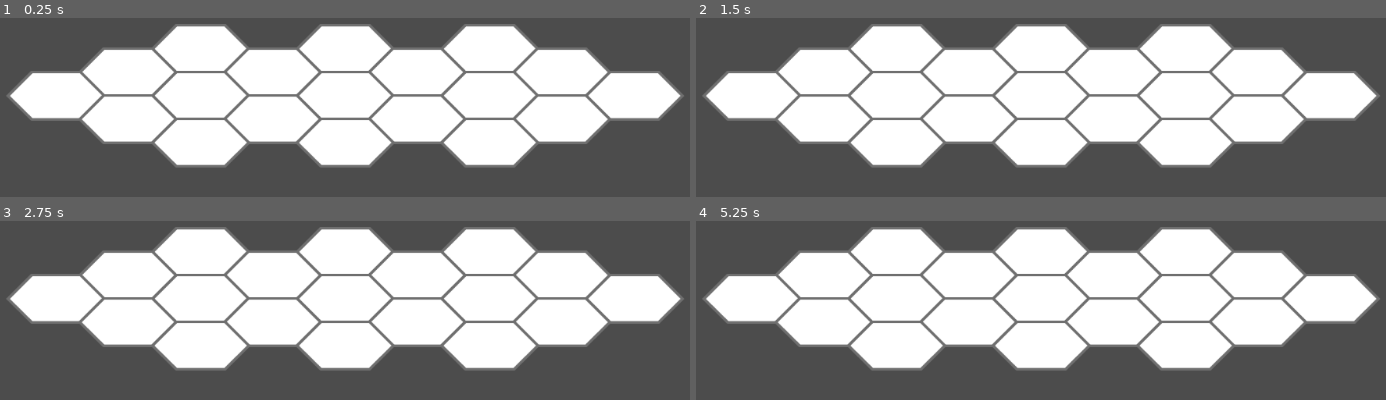
Above: before the commit, frames 1-4 (two rows, left to right).
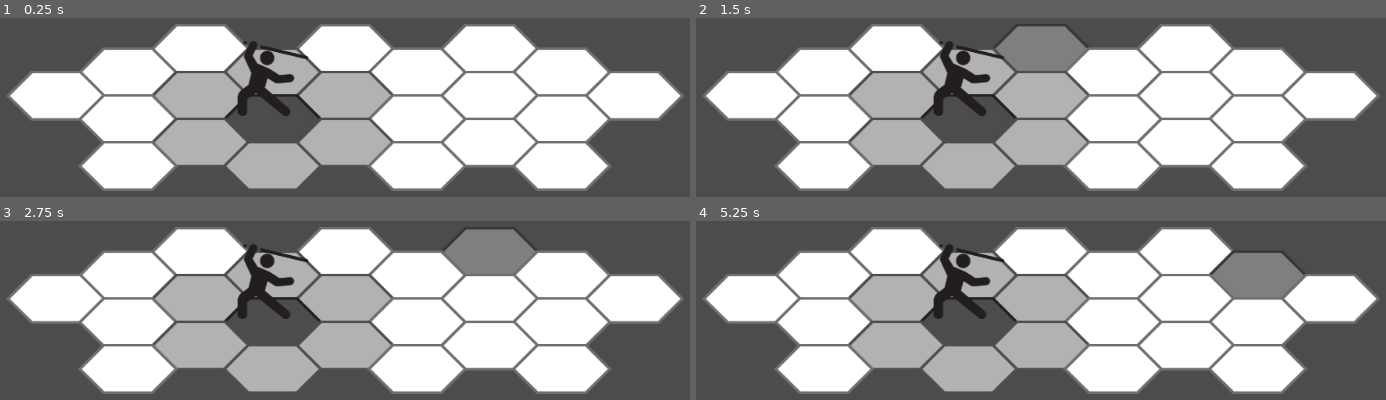
Above: after the commit, the same moments.

Repository: eduregis/hexachronos
Game: Godot game, scene res://View/Scenes/Scene1.tscn
Same seed, same stepped clock (60 frames per second), same inputs: the game is played once before the commit and once after it. Before the commit the project starts from res://View/Scene1.tscn.
Inputs (mouse positions are in pixels of both pictures, inside the frame that each line leads up to):
- Up to frame 1 (0.25 s): no input
- Up to frame 2 (1.5 s): tap Enter (ui_accept) at 0.5, 0.6, 0.77, 1.07, 1.25, 1.35 s; move the mouse to (896, 48) at 0.52 s; click (896, 48) at 0.67 s; move the mouse to (1041, 48) at 1.27 s; click (1041, 48) at 1.42 s
- Up to frame 3 (2.75 s): tap Enter (ui_accept) at 1.52, 1.82, 2, 2.1 s; move the mouse to (489, 251) at 2.02 s; click (489, 251) at 2.17 s
- Up to frame 4 (5.25 s): tap Enter (ui_accept) at 2.75, 2.85, 3.02, 3.32, 3.5, 3.6, 3.77, 4.07, 4.25, 4.35, 4.52, 4.82, 5.1 s; move the mouse to (827, 274) at 2.77 s; click (827, 274) at 2.92 s; move the mouse to (972, 274) at 3.52 s; click (972, 274) at 3.67 s; move the mouse to (1110, 274) at 4.27 s; click (1110, 274) at 4.42 s; move the mouse to (1254, 274) at 5.02 s; click (1254, 274) at 5.17 s

The runs differ from the first frame. In frame 1, 28% of the frame differs, in the area x 11-89%, y 12-97%; in frame 2, 31%; in frame 3, 31%; in frame 4, 31%.

Commit message:
pathfinder to movement

Diff:
--- a/Controller/BasicScene.gd
+++ /dev/null
@@ -1,49 +0,0 @@
-extends Node2D
-
-var DialogueBox = preload("res://View/Components/DialogueBox.tscn")
-var Tile = preload("res://View/Components/HexagonTile.tscn")
-
-var tile_map = []
-
-var tile_map_position = []
-
-func load_tilemap(text_code):
-	var file = File.new()
-	file.open("res://Database/hexachronosTilemaps.json", file.READ)
-	var json = file.get_as_text()
-	var json_result = JSON.parse(json).result
-	file.close()
-
-	for tilemaps in json_result["tilemaps"]:
-		if tilemaps["id"] == text_code:
-			tile_map = tilemaps["tiles"]
-
-	instance_tilemap()
-
-func instance_tilemap():
-	var window = get_viewport_rect().size
-	var x = 0
-	var y = 0
-	for array in tile_map:
-		x = 0
-		var tile_vector_position = []
-		for cell in array:
-			var tile_position = Vector2(window.x/6 + x*185 + (y % 2)*92, window.y/2 + y *30)
-			var tile = Tile.instance()
-			tile.set_position(tile_position)
-			tile.tile_index = Vector2(x, y)
-			tile_vector_position.append(tile)
-			if cell == 1:
-				self.add_child(tile)
-			x += 1
-		tile_map_position.append(tile_vector_position)
-		y += 1
-	print(tile_map_position[0][0])
-
-
-func load_dialogue(text_code):
-	var window = get_viewport_rect().size
-	var dialogueBox = DialogueBox.instance()
-	dialogueBox.set_dialogue_code(text_code)
-	dialogueBox.set_position(Vector2(window.x/2, window.y))
-	self.add_child(dialogueBox)
--- /dev/null
+++ b/Controller/Components/Character.gd
@@ -0,0 +1,7 @@
+extends Node2D
+
+export var character_info = {}
+export var team = ""
+
+func _ready():
+	pass
--- /dev/null
+++ b/Controller/Components/HexagonTile.gd
@@ -0,0 +1,28 @@
+extends Node2D
+
+export var tile_index = Vector2.ZERO
+var occupied = false
+var path = false
+
+func _ready():
+	$TileHitBox/HitBox.tile_index = tile_index
+	$TileHitBox/HitBox.tile_position = position
+
+func char_tile():
+	$Sprite.modulate = Color(0.3, 0.3, 0.3)
+	occupied = true
+
+func path_tile():
+	$Sprite.modulate = Color(0.7, 0.7, 0.7)
+	path = true
+
+func _on_TileHitBox_mouse_entered():
+	if !occupied:
+		$Sprite.modulate = Color(0.5, 0.5, 0.5)
+
+
+func _on_TileHitBox_mouse_exited():
+	if !occupied:
+		$Sprite.modulate = Color(1, 1, 1)
+	if path:
+		$Sprite.modulate = Color(0.7, 0.7, 0.7)
--- a/Controller/HexagonTile.gd
+++ /dev/null
@@ -1,7 +0,0 @@
-extends Node2D
-
-export var tile_index = Vector2.ZERO
-
-func _ready():
-	$TileHitBox/HitBox.tile_index = tile_index
-	$TileHitBox/HitBox.tile_position = position
--- a/Controller/Scene1.gd
+++ /dev/null
@@ -1,5 +0,0 @@
-extends "res://Controller/BasicScene.gd"
-
-func _ready():
-	load_tilemap("0001")
-	#load_dialogue("0001")
--- /dev/null
+++ b/Controller/Scenes/BasicScene.gd
@@ -0,0 +1,135 @@
+extends Node2D
+
+var DialogueBox = preload("res://View/Components/DialogueBox.tscn")
+var Tile = preload("res://View/Components/HexagonTile.tscn")
+var Character = preload("res://View/Components/Character.tscn")
+
+var tile_code = []
+var tile_map = []
+var characters = []
+var turn_order_index = 0
+
+func load_tilemap(text_code):
+
+	var file = File.new()
+	file.open("res://Database/hexachronosTilemaps.json", file.READ)
+	var json = file.get_as_text()
+	var json_result = JSON.parse(json).result
+	file.close()
+
+	for tilemaps in json_result["tilemaps"]:
+		if tilemaps["id"] == text_code:
+			tile_code = tilemaps["tiles"]
+
+	instance_tilemap()
+
+func instance_tilemap():
+	var window = get_viewport_rect().size
+	var x = 0
+	var y = 0
+	for array in tile_code:
+		x = 0
+		var tile_vector_position = []
+		for cell in array:
+			var tile_position = Vector2(window.x/6 + x*185 + (y % 2)*92, window.y/2 + y *30)
+			var tile = Tile.instance()
+			tile.set_position(tile_position)
+			tile.tile_index = Vector2(x, y)
+			tile_vector_position.append(tile)
+			if cell == 1:
+				self.add_child(tile)
+			x += 1
+		tile_map.append(tile_vector_position)
+		y += 1
+
+func set_ally(char_name, char_index_x, char_index_y):
+	set_character(char_name, Vector2(char_index_x, char_index_y), "ally")
+
+func set_foe(char_name, char_index_x, char_index_y):
+	set_character(char_name, Vector2(char_index_x, char_index_y), "foe")
+
+func set_character(char_name, char_index, team):
+	var file = File.new()
+	file.open("res://Database/hexachronosCharacters.json", file.READ)
+	var json = file.get_as_text()
+	var json_result = JSON.parse(json).result
+	file.close()
+
+	for character_info in json_result["characters"]:
+		if character_info["name"] == char_name:
+			var character = Character.instance()
+			character.character_info = character_info
+			character.team = team
+			character.set_position(tile_map[char_index.y][char_index.x].position)
+			tile_map[char_index.y][char_index.x].char_tile()
+			var paths = pathfinder(Vector2(char_index.x, char_index.y), character_info["range"])
+			for path in paths:
+				tile_map[path.y][path.x].path_tile()
+				pass
+			characters.append(character)
+			self.add_child(character)
+
+func pathfinder(tile_index, char_range):
+	var new_paths = []
+
+	if tile_index.y - 1 >= 0:
+		if int(tile_index.y) % 2 != 0:
+			if (tile_code[tile_index.y - 1].size() > tile_index.x + 1):
+				if tile_map[tile_index.y - 1][tile_index.x + 1].occupied == false && tile_code[tile_index.y - 1][tile_index.x + 1] == 1:
+					new_paths.append(Vector2(tile_index.x + 1, tile_index.y - 1))
+
+		else:
+			if (tile_code[tile_index.y - 1].size() > tile_index.x):
+				if tile_map[tile_index.y - 1][tile_index.x].occupied == false && tile_code[tile_index.y - 1][tile_index.x] == 1:
+					new_paths.append(Vector2(tile_index.x, tile_index.y - 1))
+
+	if (tile_code.size() > tile_index.y + 1):
+		if int(tile_index.y) % 2 != 0:
+			if (tile_code[tile_index.y + 1].size() > tile_index.x + 1):
+				if tile_map[tile_index.y + 1][tile_index.x + 1].occupied == false && tile_code[tile_index.y + 1][tile_index.x + 1] == 1:
+					new_paths.append(Vector2(tile_index.x + 1, tile_index.y + 1))
+
+		else:
+			if (tile_code[tile_index.y + 1].size() > tile_index.x):
+				if tile_map[tile_index.y + 1][tile_index.x].occupied == false && tile_code[tile_index.y + 1][tile_index.x] == 1:
+					new_paths.append(Vector2(tile_index.x, tile_index.y + 1))
+
+	if (tile_code.size() > tile_index.y + 2):
+		if (tile_code[tile_index.y + 2].size() > tile_index.x):
+			if tile_map[tile_index.y + 2][tile_index.x].occupied == false && tile_code[tile_index.y + 2][tile_index.x] == 1:
+				new_paths.append(Vector2(tile_index.x, tile_index.y + 2))
+
+	if (tile_code.size() > tile_index.y + 1):
+		if int(tile_index.y) % 2 != 0:
+			if (tile_code[tile_index.y + 1].size() > tile_index.x):
+				if tile_map[tile_index.y + 1][tile_index.x].occupied == false && tile_code[tile_index.y + 1][tile_index.x] == 1:
+					new_paths.append(Vector2(tile_index.x, tile_index.y + 1))
+		else:
+			if (tile_code[tile_index.y + 1].size() > tile_index.x - 1):
+				if tile_map[tile_index.y + 1][tile_index.x - 1].occupied == false && tile_code[tile_index.y + 1][tile_index.x - 1] == 1:
+					new_paths.append(Vector2(tile_index.x - 1, tile_index.y + 1))
+
+	if tile_index.y - 1 >= 0:
+		if int(tile_index.y) % 2 != 0:
+			if (tile_code[tile_index.y - 1].size() > tile_index.x):
+				if tile_map[tile_index.y - 1][tile_index.x].occupied == false && tile_code[tile_index.y - 1][tile_index.x] == 1:
+					new_paths.append(Vector2(tile_index.x, tile_index.y - 1))
+		else:
+			if (tile_code[tile_index.y - 1].size() > tile_index.x - 1):
+				if tile_map[tile_index.y - 1][tile_index.x - 1].occupied == false && tile_code[tile_index.y - 1][tile_index.x - 1] == 1:
+					new_paths.append(Vector2(tile_index.x - 1, tile_index.y - 1))
+
+	if tile_index.y - 2 >= 0:
+		if (tile_code[tile_index.y - 2].size() > tile_index.x):
+			if tile_map[tile_index.y - 2][tile_index.x].occupied == false && tile_code[tile_index.y - 2][tile_index.x] == 1:
+				new_paths.append(Vector2(tile_index.x, tile_index.y - 2))
+
+
+	return new_paths
+
+func load_dialogue(text_code):
+	var window = get_viewport_rect().size
+	var dialogueBox = DialogueBox.instance()
+	dialogueBox.set_dialogue_code(text_code)
+	dialogueBox.set_position(Vector2(window.x/2, window.y))
+	self.add_child(dialogueBox)
--- /dev/null
+++ b/Controller/Scenes/Scene1.gd
@@ -0,0 +1,6 @@
+extends "res://Controller/Scenes/BasicScene.gd"
+
+func _ready():
+	load_tilemap("0001")
+	set_ally("Tanker", 1, 3)
+	#load_dialogue("0001")
--- /dev/null
+++ b/Database/hexachronosCharacters.json
@@ -0,0 +1,15 @@
+{
+    "name": "hexachronos",
+    "characters": [
+        {
+            "name": "Tanker",
+            "hp": 100,
+            "attack": 15,
+            "defense": 30,
+            "accuracy": 10,
+            "dodge": 8,
+            "speed": 10,
+            "range": 2
+        }
+    ]
+}
--- a/Database/hexachronosTilemaps.json
+++ b/Database/hexachronosTilemaps.json
@@ -8,7 +8,8 @@
                 [1, 1, 1, 1],
                 [1, 1, 1, 1, 1],
                 [1, 1, 1, 1],
-                [0, 1, 1, 1]
+                [0, 1, 1, 1],
+                [1, 1, 1, 1]
             ]
         }
     ]
--- /dev/null
+++ b/View/Components/Character.tscn
@@ -0,0 +1,11 @@
+[gd_scene load_steps=3 format=2]
+
+[ext_resource path="res://Assets/char.png" type="Texture" id=1]
+[ext_resource path="res://Controller/Components/Character.gd" type="Script" id=2]
+
+[node name="Character" type="Node2D"]
+script = ExtResource( 2 )
+
+[node name="Sprite" type="Sprite" parent="."]
+position = Vector2( 0, -51 )
+texture = ExtResource( 1 )
--- a/View/Components/DialogueBox.tscn
+++ b/View/Components/DialogueBox.tscn
@@ -3,8 +3,8 @@
 [ext_resource path="res://Assets/next-indicator.png" type="Texture" id=1]
 [ext_resource path="res://Assets/dialog-background.png" type="Texture" id=2]
 [ext_resource path="res://Fonts/GaramondPremrPro-Smbd.otf" type="DynamicFontData" id=3]
-[ext_resource path="res://Controller/DialogueBox.gd" type="Script" id=4]
-[ext_resource path="res://Controller/DialogueComponent.gd" type="Script" id=5]
+[ext_resource path="res://Controller/Components/DialogueBox.gd" type="Script" id=4]
+[ext_resource path="res://Controller/Components/DialogueComponent.gd" type="Script" id=5]
 
 [sub_resource type="DynamicFont" id=1]
 size = 30
--- a/View/Components/HexagonTile.tscn
+++ b/View/Components/HexagonTile.tscn
@@ -1,8 +1,8 @@
 [gd_scene load_steps=4 format=2]
 
 [ext_resource path="res://Assets/hexagonTile.png" type="Texture" id=1]
-[ext_resource path="res://Controller/TileHitBox.gd" type="Script" id=2]
-[ext_resource path="res://Controller/HexagonTile.gd" type="Script" id=3]
+[ext_resource path="res://Controller/Components/TileHitBox.gd" type="Script" id=2]
+[ext_resource path="res://Controller/Components/HexagonTile.gd" type="Script" id=3]
 
 [node name="HexagonTile" type="Node2D"]
 script = ExtResource( 3 )
@@ -19,3 +19,5 @@
 polygon = PoolVector2Array( 30.6949, -28.9081, 59.3004, -0.435017, 30.6949, 28.7002, -30.6216, 28.5678, -59.4919, 0.227146, -30.4891, -29.173 )
 script = ExtResource( 2 )
 [connection signal="input_event" from="TileHitBox" to="TileHitBox/HitBox" method="_on_TileHitBox_input_event"]
+[connection signal="mouse_entered" from="TileHitBox" to="." method="_on_TileHitBox_mouse_entered"]
+[connection signal="mouse_exited" from="TileHitBox" to="." method="_on_TileHitBox_mouse_exited"]
--- a/View/Scene1.tscn
+++ /dev/null
@@ -1,6 +0,0 @@
-[gd_scene load_steps=2 format=2]
-
-[ext_resource path="res://Controller/Scene1.gd" type="Script" id=1]
-
-[node name="Node2D" type="Node2D"]
-script = ExtResource( 1 )
--- /dev/null
+++ b/View/Scenes/BasicScene.tscn
@@ -0,0 +1,6 @@
+[gd_scene load_steps=2 format=2]
+
+[ext_resource path="res://Controller/Scenes/BasicScene.gd" type="Script" id=1]
+
+[node name="Main" type="Node2D"]
+script = ExtResource( 1 )
--- a/View/BasicScene.tscn
+++ b/View/Scenes/Scene1.tscn
@@ -1,6 +1,6 @@
 [gd_scene load_steps=2 format=2]
 
-[ext_resource path="res://Controller/BasicScene.gd" type="Script" id=1]
+[ext_resource path="res://Controller/Scenes/Scene1.gd" type="Script" id=1]
 
 [node name="Main" type="Node2D"]
 script = ExtResource( 1 )
--- a/project.godot
+++ b/project.godot
@@ -16,7 +16,7 @@
 [application]
 
 config/name="Hexachronos"
-run/main_scene="res://View/Scene1.tscn"
+run/main_scene="res://View/Scenes/Scene1.tscn"
 config/icon="res://icon.png"
 
 [rendering]
Renamed: Controller/DialogueBox.gd -> Controller/Components/DialogueBox.gd
Renamed: Controller/DialogueComponent.gd -> Controller/Components/DialogueComponent.gd
Renamed: Controller/TileHitBox.gd -> Controller/Components/TileHitBox.gd
